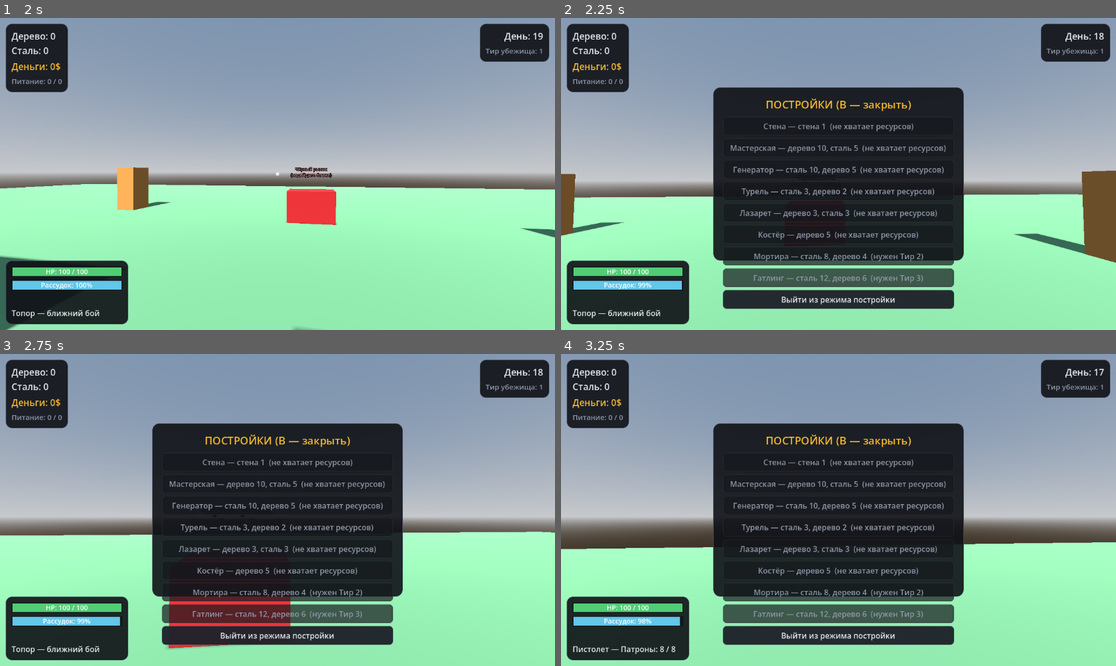
Above: before the commit, frames 1-4 (two rows, left to right).
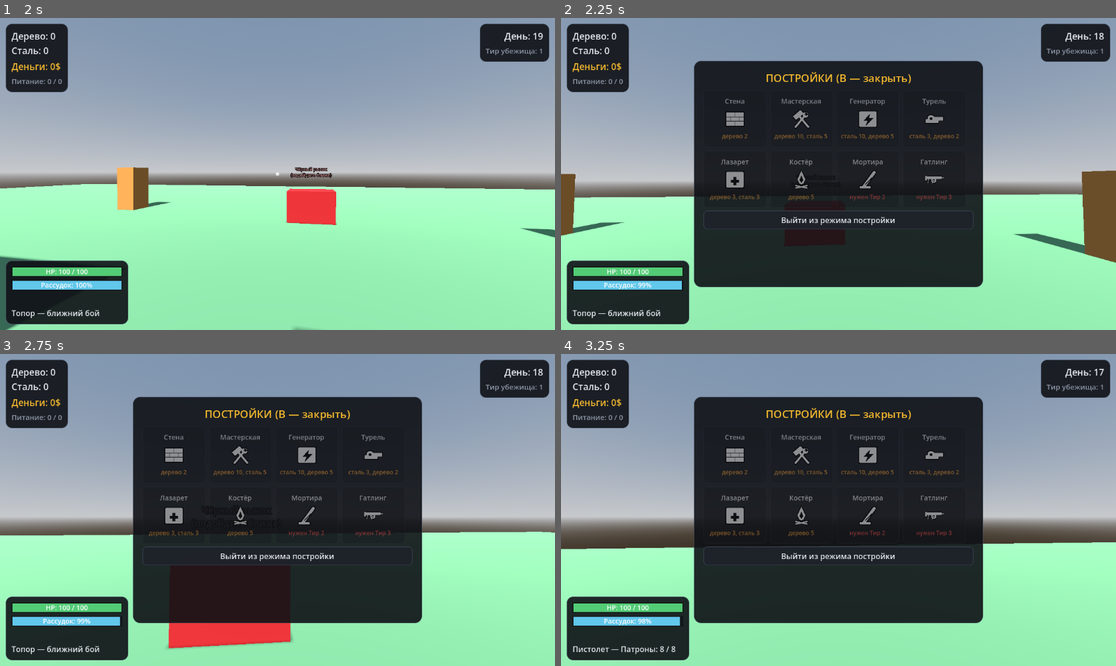
Above: after the commit, the same moments.

Repository: kem4ikkk/ubeziche
Game: Godot game, scene res://scenes/main.tscn
The game is run twice, just before and just after one commit, with the same random seed, the same clock (stepped at 60 frames per second) and the same inputs.
Inputs (mouse positions are in pixels of both pictures, inside the frame that each line leads up to):
- Up to frame 1 (2 s): tap Enter at 0.5 s; move the mouse to (305, 174) at 0.52 s; hold W from 0.53 s (still down); tap F at 0.6 s; click (305, 174) at 0.67 s; tap Space at 0.77, 1.52 s; move the mouse to (249, 174) at 1.27 s; tap R at 1.35 s; click (249, 174) at 1.42 s
- Up to frame 2 (2.25 s): keep holding W; move the mouse to (849, 167) at 2.02 s; tap B at 2.1 s; click (849, 167) at 2.17 s
- Up to frame 3 (2.75 s): keep holding W
- Up to frame 4 (3.25 s): keep holding W; move the mouse to (810, 572) at 2.77 s; tap 1 at 2.85 s; click (810, 572) at 2.92 s; tap Space at 3.02 s

Frame 1 is identical in both runs. In frame 2, 19% of the frame differs, in the area x 23-77%, y 13-94%; in frame 3, 19%; in frame 4, 19%.

Commit message:
UI-2: меню построек карточками + стена строится через B (не в мастерской)
Автор: стена должна строиться через B-меню, не висеть в HUD; B-меню — карточками
(иконка + ресурсы + доступность), как в оригинале.

- Стена: build_system cost {wall:1}→{wood:2} (убран лишний слой «крафт предмета
  стена в мастерской»). Кнопка «Стена» убрана из workshop_menu. Ресурс «wall»
  скрыт в HUD.
- build_menu: сетка карточек (GridContainer 4 кол.) — фон-кнопка + название +
  иконка постройки + стоимость + доступность (заблокированные по тиру затемнены,
  «нужен Тир N» красным). Панель расширена.
- Иконки построек/ресурсов в gen_skill_icons.py: turret/mortar/medkit/generator +
  wood/steel/coin; мэппинг имя→иконка в build_menu.ICON.

Проверено через capture (EXIT=0): карточки с иконками, Мортира/Гатлинг затемнены.

Co-Authored-By: Claude Opus 4.8 <noreply@anthropic.com>

Diff:
--- a/scripts/build_menu.gd
+++ b/scripts/build_menu.gd
@@ -10,6 +10,13 @@
 var _capture_mode := false
 var _build_system: Node
 
+## Иконка-«фотка» для каждой постройки (файлы в assets/icons, рисует gen_skill_icons.py).
+const ICON := {
+	"Стена": "bricks", "Мастерская": "toolcross", "Генератор": "generator",
+	"Турель": "turret", "Лазарет": "medkit", "Костёр": "campfire",
+	"Мортира": "mortar", "Гатлинг": "mg",
+}
+
 
 func _ready() -> void:
 	add_to_group("build_menu")
@@ -21,7 +28,13 @@
 
 ## Единый стиль (Этап UI-1): тёмная панель + кнопки в стиле меню навыков.
 func _apply_style() -> void:
-	($Panel as Panel).theme = UiStyle.theme()
+	var panel := $Panel as Panel
+	panel.theme = UiStyle.theme()
+	# Шире/выше — под сетку карточек (Этап UI-2).
+	panel.offset_left = -300.0
+	panel.offset_right = 300.0
+	panel.offset_top = -235.0
+	panel.offset_bottom = 235.0
 	var title := $Panel/VBox/TitleLabel as Label
 	title.add_theme_font_size_override("font_size", 22)
 	title.add_theme_color_override("font_color", UiStyle.ACCENT)
@@ -59,28 +72,79 @@
 	var bs := _resolve_build_system()
 	if bs == null:
 		return
+	# Сетка карточек-построек (Этап UI-2): иконка + название + стоимость + доступность.
+	var grid := GridContainer.new()
+	grid.columns = 4
+	grid.add_theme_constant_override("h_separation", 8)
+	grid.add_theme_constant_override("v_separation", 8)
+	_list.add_child(grid)
 	for b in bs.get_buildables():
-		var b_name: String = b.name
-		var min_tier: int = int(b.get("min_tier", 1))
-		var locked: bool = InventorySystem.shelter_tier < min_tier
-		# Нехватка ресурсов гасит кнопку прямо в меню (Этап 4.31), а не при попытке
-		# поставить. Тир-гейт показываем в приоритете (его не обойти ресурсами).
-		var poor: bool = not locked and not _can_afford(b.cost)
-		var suffix := ""
-		if locked:
-			suffix = "  (нужен Тир %d)" % min_tier
-		elif poor:
-			suffix = "  (не хватает ресурсов)"
-		var btn := Button.new()
-		btn.text = "%s — %s%s" % [b_name, _cost_text(b.cost), suffix]
-		btn.disabled = locked or poor
-		btn.pressed.connect(_on_pick.bind(b_name))
-		_list.add_child(btn)
-	# Кнопка выхода из режима постройки.
+		grid.add_child(_make_card(b))
+	# Кнопка выхода из режима постройки (во всю ширину).
 	var exit_btn := Button.new()
 	exit_btn.text = "Выйти из режима постройки"
 	exit_btn.pressed.connect(_on_exit_build)
 	_list.add_child(exit_btn)
+
+
+## Карточка постройки: фон-кнопка + название (верх) + иконка (центр) + стоимость/
+## доступность (низ). Заблокированные (тир/ресурсы) — затемнены и некликабельны.
+func _make_card(b: Dictionary) -> Control:
+	var min_tier: int = int(b.get("min_tier", 1))
+	var locked: bool = InventorySystem.shelter_tier < min_tier
+	var poor: bool = not locked and not _can_afford(b.cost)
+
+	var card := Button.new()
+	card.custom_minimum_size = Vector2(130, 118)
+	card.disabled = locked or poor
+	card.pressed.connect(_on_pick.bind(b.name))
+
+	var v := VBoxContainer.new()
+	v.mouse_filter = Control.MOUSE_FILTER_IGNORE
+	v.alignment = BoxContainer.ALIGNMENT_CENTER
+	v.add_theme_constant_override("separation", 4)
+	card.add_child(v)
+	v.set_anchors_and_offsets_preset(Control.PRESET_FULL_RECT)
+	v.offset_left = 6; v.offset_right = -6; v.offset_top = 6; v.offset_bottom = -6
+
+	var nm := Label.new()
+	nm.text = b.name
+	nm.horizontal_alignment = HORIZONTAL_ALIGNMENT_CENTER
+	nm.add_theme_font_size_override("font_size", 14)
+	nm.mouse_filter = Control.MOUSE_FILTER_IGNORE
+	v.add_child(nm)
+
+	var ic := TextureRect.new()
+	ic.texture = _icon_for(b.name)
+	ic.expand_mode = TextureRect.EXPAND_IGNORE_SIZE
+	ic.stretch_mode = TextureRect.STRETCH_KEEP_ASPECT_CENTERED
+	ic.custom_minimum_size = Vector2(46, 46)
+	ic.size_flags_horizontal = Control.SIZE_SHRINK_CENTER
+	ic.mouse_filter = Control.MOUSE_FILTER_IGNORE
+	v.add_child(ic)
+
+	var info := Label.new()
+	info.horizontal_alignment = HORIZONTAL_ALIGNMENT_CENTER
+	info.add_theme_font_size_override("font_size", 12)
+	info.mouse_filter = Control.MOUSE_FILTER_IGNORE
+	if locked:
+		info.text = "нужен Тир %d" % min_tier
+		info.add_theme_color_override("font_color", UiStyle.BAD)
+	else:
+		info.text = _cost_text(b.cost)
+		info.add_theme_color_override("font_color", UiStyle.WARN if poor else UiStyle.MUTED)
+	v.add_child(info)
+
+	if card.disabled:
+		card.modulate = Color(1, 1, 1, 0.5)
+	return card
+
+
+## Текстура-иконка постройки (или null, если не задана/не найдена).
+func _icon_for(building_name: String) -> Texture2D:
+	var key: String = ICON.get(building_name, "")
+	var path := "res://assets/icons/%s.png" % key
+	return load(path) if key != "" and ResourceLoader.exists(path) else null
 
 
 ## Выбрать постройку: входим в режим постройки и закрываем меню (ЛКМ ставит).
--- a/scripts/build_system.gd
+++ b/scripts/build_system.gd
@@ -31,7 +31,7 @@
 
 func _ready() -> void:
 	_buildables = [
-		{"name": "Стена", "scene": wall_scene, "cost": {"wall": 1}, "min_tier": 1},
+		{"name": "Стена", "scene": wall_scene, "cost": {"wood": 2}, "min_tier": 1},
 		{"name": "Мастерская", "scene": workshop_scene, "cost": {"wood": 10, "steel": 5}, "min_tier": 1},
 		{"name": "Генератор", "scene": generator_scene, "cost": {"steel": 10, "wood": 5}, "min_tier": 1},
 		{"name": "Турель", "scene": turret_scene, "cost": {"steel": 3, "wood": 2}, "min_tier": 1},
--- a/scripts/hud.gd
+++ b/scripts/hud.gd
@@ -323,8 +323,12 @@
 
 
 func _on_inventory_changed(inventory: Dictionary) -> void:
+	# Показываем только собираемые ресурсы (дерево/сталь). «Стена» — это постройка
+	# (ставится в B-меню), а не ресурс инвентаря, и в HUD не выводится.
 	var text = ""
 	for resource_type in inventory:
+		if resource_type == "wall":
+			continue
 		var label_name: String = RESOURCE_NAMES.get(resource_type, resource_type.capitalize())
 		text += "%s: %d\n" % [label_name, inventory[resource_type]]
 	inventory_label.text = text.strip_edges()
--- a/scripts/workshop_menu.gd
+++ b/scripts/workshop_menu.gd
@@ -57,8 +57,7 @@
 	var ws := _resolve_workshop()
 	if ws == null:
 		return
-	# Стена за ресурсы.
-	_add_button("Стена (2 дерева)", false, func() -> void: ws.craft_wall(); _rebuild())
+	# Стена строится в МЕНЮ ПОСТРОЕК (B), а не здесь (правка автора).
 	# Апгрейд тира за ресурсы.
 	var tier: int = InventorySystem.shelter_tier
 	if tier >= InventorySystem.MAX_TIER:
Binary file added: assets/icons/coin.png
Not shown, added: assets/icons/coin.png.import
Binary file added: assets/icons/generator.png
Not shown, added: assets/icons/generator.png.import
Binary file added: assets/icons/medkit.png
Not shown, added: assets/icons/medkit.png.import
Binary file added: assets/icons/mortar.png
Not shown, added: assets/icons/mortar.png.import
Binary file added: assets/icons/steel.png
Not shown, added: assets/icons/steel.png.import
Binary file changed: assets/icons/turret.png
Binary file added: assets/icons/wood.png
(and 3 more such lines)
